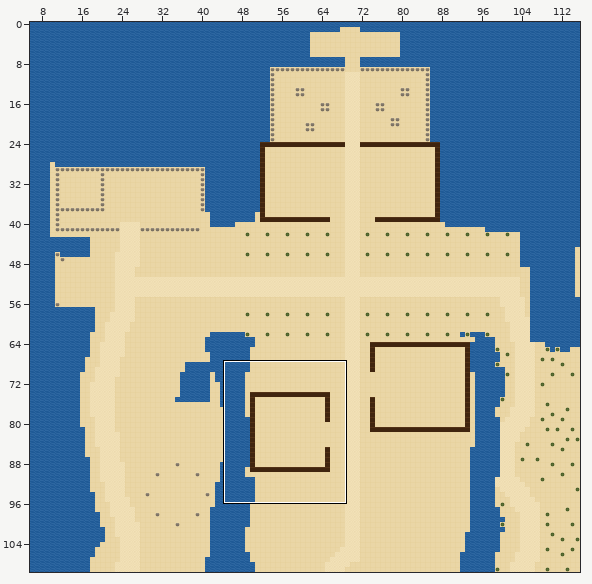
A Tiled map (JSON) gets an edit: maps/avalon.tmj. Above, an overview of the earlier version with the close-up marked.
Close-up. Before:
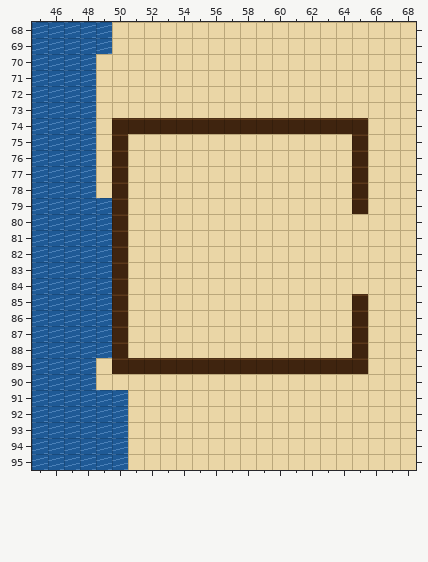
Cells are 16x16 px. Shown: x 45..68, y 68..95.
Once edited:
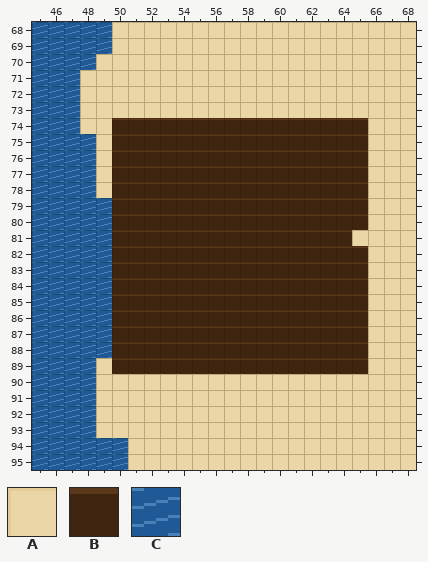
Key: from "draft": A 0, B 1, C 2.
_ is an empty cell.
Tiles replaced or removed in this view: A, C.
The exact change:
Changed rows in their new state; . is an unchanged cell.
Layer "ground":
first column x 48:
71 A.................
72 A.................
73 A.................
74 A.................
75 ...BBBBBBBBBBBBBB.
76 ...BBBBBBBBBBBBBB.
77 ...BBBBBBBBBBBBBB.
78 ...BBBBBBBBBBBBBB.
79 ...BBBBBBBBBBBBBB.
80 ...BBBBBBBBBBBBBBB
81 ...BBBBBBBBBBBBBB.
82 ...BBBBBBBBBBBBBBB
83 ...BBBBBBBBBBBBBBB
84 ...BBBBBBBBBBBBBBB
85 ...BBBBBBBBBBBBBB.
86 ...BBBBBBBBBBBBBB.
87 ...BBBBBBBBBBBBBB.
88 ...BBBBBBBBBBBBBB.
91 .AA...............
92 .AA...............
93 .AA...............
Boxes around the changes in both close-ups, in picture pixels (x1, y1, x2, y2):
changed: (80, 70, 96, 134)
changed: (128, 134, 368, 358)
changed: (96, 390, 128, 438)
